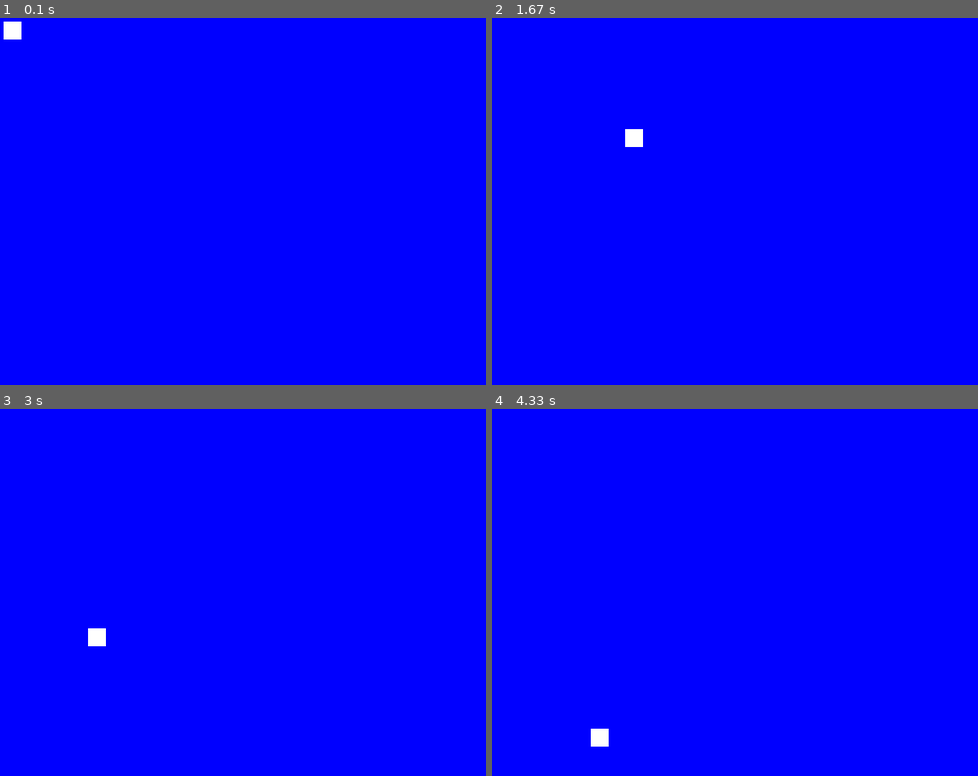
Above: before the commit, frames 1-4 (two rows, left to right).
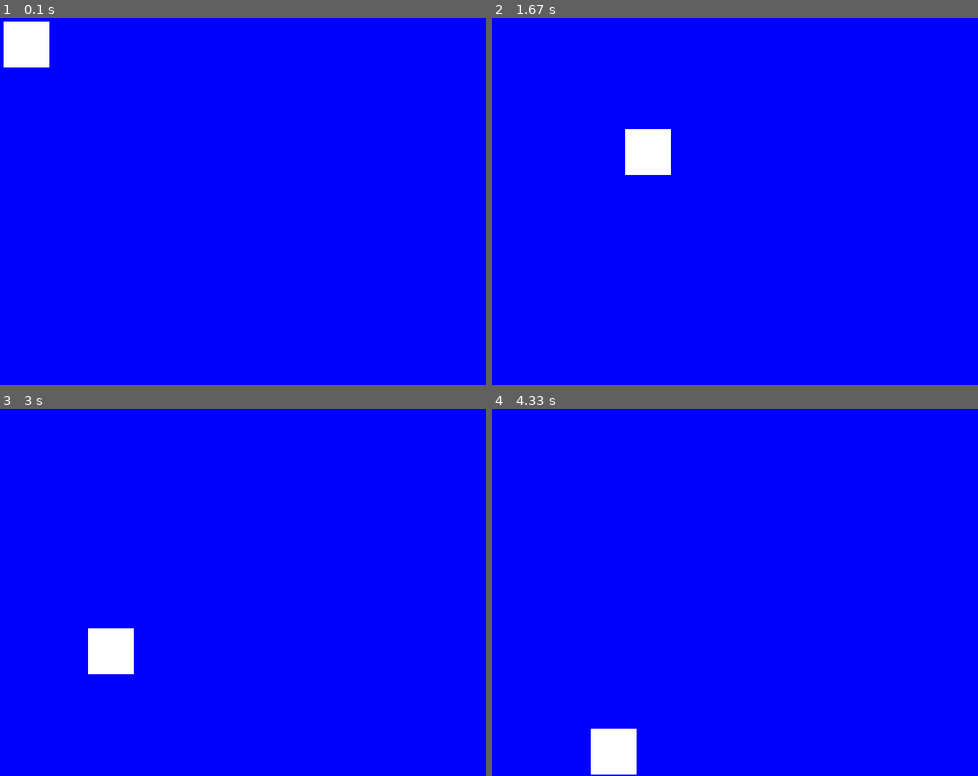
Above: after the commit, the same moments.

Repository: saegl5/myprojects
Game: pygame game, started from Codes/pygame_interaction_part_1.py
Same seed, same stepped clock (60 frames per second), same inputs: the game is played once before the commit and once after it.
Inputs (mouse positions are in pixels of both pictures, inside the frame that each line leads up to):
- Up to frame 1 (0.1 s): no input
- Up to frame 2 (1.67 s): click (744, 201) at 0.38 s; click (793, 282) at 0.72 s; click (929, 329) at 1.05 s; click (623, 128) at 1.38 s
- Up to frame 3 (3 s): click (252, 636) at 1.72 s; click (179, 515) at 2.05 s; click (427, 687) at 2.38 s; click (87, 629) at 2.72 s
- Up to frame 4 (4.33 s): click (598, 522) at 3.05 s; click (623, 658) at 3.38 s; click (924, 676) at 3.72 s; click (589, 728) at 4.05 s

The runs differ from the first frame. In frame 1, 1.0% of the frame differs, in the area x 0-11%, y 0-14%; in frame 2, 1.0%; in frame 3, 1.0%; in frame 4, 1.0%.

Commit message:
changed size of rectangle

Diff:
--- a/Codes/pygame-interaction-combined-separate-track/pygame_interaction_combined_separate_track.py
+++ b/Codes/pygame-interaction-combined-separate-track/pygame_interaction_combined_separate_track.py
@@ -74,33 +74,33 @@
     y_offset2 += y_increment
     if size[0]/2+x_offset1 < 0:
         x_offset1 = -size[0]/2 # prevent rectangle from passing left edge, solved for x_offset
-    elif size[0]/2+x_offset1 + 25 > size[0]:
-        x_offset1 = size[0]/2 - 25 + 0.5 # simplified, "0.5" due to anomaly
+    elif size[0]/2+x_offset1 + 64 > size[0]:
+        x_offset1 = size[0]/2 - 64 + 0.5 # simplified, "0.5" due to anomaly
     if size[1]/2+y_offset1 < 0: # note "if"
         y_offset1 = -size[1]/2 # prevent rectangle from passing top edge, solved for y_offset
-    elif size[1]/2+y_offset1 + 25 > size[1]:
-        y_offset1 = size[1]/2 - 25 + 0.5 # simplified
+    elif size[1]/2+y_offset1 + 64 > size[1]:
+        y_offset1 = size[1]/2 - 64 + 0.5 # simplified
     if size[0]/2+x_offset2 < 0:
         x_offset2 = -size[0]/2 # prevent rectangle from passing left edge, solved for x_offset
-    elif size[0]/2+x_offset2 + 25 > size[0]:
-        x_offset2 = size[0]/2 - 25 + 0.5 # simplified, "0.5" due to anomaly
+    elif size[0]/2+x_offset2 + 64 > size[0]:
+        x_offset2 = size[0]/2 - 64 + 0.5 # simplified, "0.5" due to anomaly
     if size[1]/2+y_offset2 < 0: # note "if"
         y_offset2 = -size[1]/2 # prevent rectangle from passing top edge, solved for y_offset
-    elif size[1]/2+y_offset2 + 25 > size[1]:
-        y_offset2 = size[1]/2 - 25 + 0.5 # simplified
+    elif size[1]/2+y_offset2 + 64 > size[1]:
+        y_offset2 = size[1]/2 - 64 + 0.5 # simplified
     # pygame.mouse.set_pos(size[0]/2+x_offset, size[1]/2+y_offset) # otherwise, mouse/trackpad will be out of sync with keyboard
     # --------------
     screen.fill(BLUE) # clear the display
     # --- Drawing code
-    # pygame.draw.rect(screen, WHITE, (size[0]/2, size[1]/2, 25, 25), width=0)
-    # draw_rect(screen, size[0]/2, size[1]/2, 25, 25) # call function and input parameters
-    # draw_rect(screen, size[0]/2+x_offset, size[1]/2+y_offset, 25, 25) # call function, input parameters, and rely on either mouse/trackpad or keyboard
+    # pygame.draw.rect(screen, WHITE, (size[0]/2, size[1]/2, 64, 64), width=0)
+    # draw_rect(screen, size[0]/2, size[1]/2, 64, 64) # call function and input parameters
+    # draw_rect(screen, size[0]/2+x_offset, size[1]/2+y_offset, 64, 64) # call function, input parameters, and rely on either mouse/trackpad or keyboard
     if action.type == pygame.KEYDOWN or action.type == pygame.KEYUP:
-        draw_rect_mouse_trackpad(screen, BLACK, size[0]/2+x_offset1, size[1]/2+y_offset1, 25, 25) # rely on mouse/trackpad
-        draw_rect_keyboard(screen, WHITE, size[0]/2+x_offset2, size[1]/2+y_offset2, 25, 25) # rely on keyboard
+        draw_rect_mouse_trackpad(screen, BLACK, size[0]/2+x_offset1, size[1]/2+y_offset1, 64, 64) # rely on mouse/trackpad
+        draw_rect_keyboard(screen, WHITE, size[0]/2+x_offset2, size[1]/2+y_offset2, 64, 64) # rely on keyboard
     else: # either mouse/trackpad is moving or mouse/trackpad button is clicked
-        draw_rect_mouse_trackpad(screen, WHITE, size[0]/2+x_offset1, size[1]/2+y_offset1, 25, 25) # rely on mouse/trackpad
-        draw_rect_keyboard(screen, BLACK, size[0]/2+x_offset2, size[1]/2+y_offset2, 25, 25) # rely on keyboard
+        draw_rect_mouse_trackpad(screen, WHITE, size[0]/2+x_offset1, size[1]/2+y_offset1, 64, 64) # rely on mouse/trackpad
+        draw_rect_keyboard(screen, BLACK, size[0]/2+x_offset2, size[1]/2+y_offset2, 64, 64) # rely on keyboard
     # ----------------
     pygame.display.flip() # update the display
     clock.tick(60) # maximum 60 frames per second
--- a/Codes/pygame-interaction-combined/pygame_interaction_combined.py
+++ b/Codes/pygame-interaction-combined/pygame_interaction_combined.py
@@ -68,19 +68,19 @@
     y_offset += y_increment
     if size[0]/2+x_offset < 0:
         x_offset = -size[0]/2 # prevent rectangle from passing left edge, solved for x_offset
-    elif size[0]/2+x_offset + 25 > size[0]:
-        x_offset = size[0]/2 - 25 + 0.5 # simplified, "0.5" due to anomaly
+    elif size[0]/2+x_offset + 64 > size[0]:
+        x_offset = size[0]/2 - 64 + 0.5 # simplified, "0.5" due to anomaly
     if size[1]/2+y_offset < 0: # note "if"
         y_offset = -size[1]/2 # prevent rectangle from passing top edge, solved for y_offset
-    elif size[1]/2+y_offset + 25 > size[1]:
-        y_offset = size[1]/2 - 25 + 0.5 # simplified
+    elif size[1]/2+y_offset + 64 > size[1]:
+        y_offset = size[1]/2 - 64 + 0.5 # simplified
     pygame.mouse.set_pos(size[0]/2+x_offset, size[1]/2+y_offset) # otherwise, mouse/trackpad will be out of sync with keyboard
     # --------------
     screen.fill(BLUE) # clear the display
     # --- Drawing code
-    # pygame.draw.rect(screen, WHITE, (size[0]/2, size[1]/2, 25, 25), width=0)
-    # draw_rect(screen, size[0]/2, size[1]/2, 25, 25) # call function and input parameters
-    draw_rect(screen, size[0]/2+x_offset, size[1]/2+y_offset, 25, 25) # call function, input parameters, and rely on either mouse/trackpad or keyboard
+    # pygame.draw.rect(screen, WHITE, (size[0]/2, size[1]/2, 64, 64), width=0)
+    # draw_rect(screen, size[0]/2, size[1]/2, 64, 64) # call function and input parameters
+    draw_rect(screen, size[0]/2+x_offset, size[1]/2+y_offset, 64, 64) # call function, input parameters, and rely on either mouse/trackpad or keyboard
     # ----------------
     pygame.display.flip() # update the display
     clock.tick(60) # maximum 60 frames per second
--- a/Codes/pygame-interaction-part-2/pygame_interaction_part_2.py
+++ b/Codes/pygame-interaction-part-2/pygame_interaction_part_2.py
@@ -41,18 +41,18 @@
     y_offset = pos[1]-size[1]/2
     if size[0]/2+x_offset < 0:
         x_offset = -size[0]/2 # prevent rectangle from passing left edge, solved for x_offset
-    elif size[0]/2+x_offset+25 > size[0]:
-        x_offset = size[0]-size[0]/2-25
+    elif size[0]/2+x_offset + 64 > size[0]:
+        x_offset = size[0]/2 - 64 # simplified
     if size[1]/2+y_offset < 0: # note "if"
         y_offset = -size[1]/2 # prevent rectangle from passing top edge, solved for y_offset
-    elif size[1]/2+y_offset+25 > size[1]:
-        y_offset = size[1]-size[1]/2-25
+    elif size[1]/2+y_offset + 64 > size[1]:
+        y_offset = size[1]/2 - 64 # simplified
     # --------------
     screen.fill(BLUE) # clear the display
     # --- Drawing code
-    # pygame.draw.rect(screen, WHITE, (size[0]/2, size[1]/2, 25, 25), width=0)
-    # draw_rect(screen, size[0]/2, size[1]/2, 25, 25) # call function and input parameters
-    draw_rect(screen, size[0]/2+x_offset, size[1]/2+y_offset, 25, 25) # call function, input parameters, and rely on mouse/trackpad
+    # pygame.draw.rect(screen, WHITE, (size[0]/2, size[1]/2, 64, 64), width=0)
+    # draw_rect(screen, size[0]/2, size[1]/2, 64, 64) # call function and input parameters
+    draw_rect(screen, size[0]/2+x_offset, size[1]/2+y_offset, 64, 64) # call function, input parameters, and rely on mouse/trackpad
     # ----------------
     pygame.display.flip() # update the display
     clock.tick(60) # maximum 60 frames per second
--- a/Codes/pygame-interaction-part-4/pygame_interaction_part_4.py
+++ b/Codes/pygame-interaction-part-4/pygame_interaction_part_4.py
@@ -58,18 +58,18 @@
     y_offset += y_increment
     if size[0]/2+x_offset < 0:
         x_offset = -size[0]/2 # prevent rectangle from passing left edge, solved for x_offset
-    elif size[0]/2+x_offset + 25 > size[0]:
-        x_offset = size[0]/2 - 25 # simplified
+    elif size[0]/2+x_offset + 64 > size[0]:
+        x_offset = size[0]/2 - 64 # simplified
     if size[1]/2+y_offset < 0: # note "if"
         y_offset = -size[1]/2 # prevent rectangle from passing top edge, solved for y_offset
-    elif size[1]/2+y_offset + 25 > size[1]:
-        y_offset = size[1]/2 - 25 # simplified
+    elif size[1]/2+y_offset + 64 > size[1]:
+        y_offset = size[1]/2 - 64 # simplified
     # --------------
     screen.fill(BLUE) # clear the display
     # --- Drawing code
-    # pygame.draw.rect(screen, WHITE, (size[0]/2, size[1]/2, 25, 25), width=0)
-    # draw_rect(screen, size[0]/2, size[1]/2, 25, 25) # call function and input parameters
-    draw_rect(screen, size[0]/2+x_offset, size[1]/2+y_offset, 25, 25) # call function, input parameters, and rely on keyboard
+    # pygame.draw.rect(screen, WHITE, (size[0]/2, size[1]/2, 64, 64), width=0)
+    # draw_rect(screen, size[0]/2, size[1]/2, 64, 64) # call function and input parameters
+    draw_rect(screen, size[0]/2+x_offset, size[1]/2+y_offset, 64, 64) # call function, input parameters, and rely on keyboard
     # ----------------
     pygame.display.flip() # update the display
     clock.tick(60) # maximum 60 frames per second
--- a/Codes/pygame_interaction_part_1.py
+++ b/Codes/pygame_interaction_part_1.py
@@ -35,18 +35,18 @@
     y_offset = pos[1]-size[1]/2
     if size[0]/2+x_offset < 0:
         x_offset = -size[0]/2 # prevent rectangle from passing left edge, solved for x_offset
-    elif size[0]/2+x_offset+25 > size[0]:
-        x_offset = size[0]-size[0]/2-25
+    elif size[0]/2+x_offset + 64 > size[0]:
+        x_offset = size[0]/2 - 64 # simplified
     if size[1]/2+y_offset < 0: # note "if"
         y_offset = -size[1]/2 # prevent rectangle from passing top edge, solved for y_offset
-    elif size[1]/2+y_offset+25 > size[1]:
-        y_offset = size[1]-size[1]/2-25
+    elif size[1]/2+y_offset + 64 > size[1]:
+        y_offset = size[1]/2 - 64 # simplified
     # --------------
     screen.fill(BLUE) # clear the display
     # --- Drawing code
-    # pygame.draw.rect(screen, WHITE, (size[0]/2, size[1]/2, 25, 25), width=0)
-    # draw_rect(screen, size[0]/2, size[1]/2, 25, 25) # call function and input parameters
-    draw_rect(screen, size[0]/2+x_offset, size[1]/2+y_offset, 25, 25) # call function, input parameters, and rely on mouse/trackpad
+    # pygame.draw.rect(screen, WHITE, (size[0]/2, size[1]/2, 64, 64), width=0)
+    # draw_rect(screen, size[0]/2, size[1]/2, 64, 64) # call function and input parameters
+    draw_rect(screen, size[0]/2+x_offset, size[1]/2+y_offset, 64, 64) # call function, input parameters, and rely on mouse/trackpad
     # ----------------
     pygame.display.flip() # update the display
     clock.tick(60) # maximum 60 frames per second
--- a/Codes/pygame_interaction_part_3.py
+++ b/Codes/pygame_interaction_part_3.py
@@ -49,18 +49,18 @@
     y_offset += y_increment
     if size[0]/2+x_offset < 0:
         x_offset = -size[0]/2 # prevent rectangle from passing left edge, solved for x_offset
-    elif size[0]/2+x_offset + 25 > size[0]:
-        x_offset = size[0]/2 - 25 # simplified
+    elif size[0]/2+x_offset + 64 > size[0]:
+        x_offset = size[0]/2 - 64 # simplified
     if size[1]/2+y_offset < 0: # note "if"
         y_offset = -size[1]/2 # prevent rectangle from passing top edge, solved for y_offset
-    elif size[1]/2+y_offset + 25 > size[1]:
-        y_offset = size[1]/2 - 25 # simplified
+    elif size[1]/2+y_offset + 64 > size[1]:
+        y_offset = size[1]/2 - 64 # simplified
     # --------------
     screen.fill(BLUE) # clear the display
     # --- Drawing code
-    # pygame.draw.rect(screen, WHITE, (size[0]/2, size[1]/2, 25, 25), width=0)
-    # draw_rect(screen, size[0]/2, size[1]/2, 25, 25) # call function and input parameters
-    draw_rect(screen, size[0]/2+x_offset, size[1]/2+y_offset, 25, 25) # call function, input parameters, and rely on keyboard
+    # pygame.draw.rect(screen, WHITE, (size[0]/2, size[1]/2, 64, 64), width=0)
+    # draw_rect(screen, size[0]/2, size[1]/2, 64, 64) # call function and input parameters
+    draw_rect(screen, size[0]/2+x_offset, size[1]/2+y_offset, 64, 64) # call function, input parameters, and rely on keyboard
     # ----------------
     pygame.display.flip() # update the display
     clock.tick(60) # maximum 60 frames per second
--- a/Codes/pygame_sprites_part_1.py
+++ b/Codes/pygame_sprites_part_1.py
@@ -61,7 +61,7 @@
     # --------------
     screen.fill(BLUE) # clear the display
     # --- Drawing code
-    # draw_rect(screen, size[0]/2+x_offset, size[1]/2+y_offset, 25, 25) # call function, input parameters, and rely on keyboard
+    # draw_rect(screen, size[0]/2+x_offset, size[1]/2+y_offset, 64, 64) # call function, input parameters, and rely on keyboard
     sprites.draw(screen) # draw sprites on screen
     # ----------------
     pygame.display.flip() # update the display
--- a/Codes/pygame_sprites_part_2.py
+++ b/Codes/pygame_sprites_part_2.py
@@ -73,12 +73,12 @@
     player.rect.y = size[1]/2+y_offset
     #### if player.rect.x < 0:
         #### player.rect.x = 0 # prevent center point from passing left edge
-    #### elif player.rect.x > size[0] - 40: # player block is larger
-        #### player.rect.x = size[0] - 40
+    #### elif player.rect.x > size[0] - 64: # player block is larger
+        #### player.rect.x = size[0] - 64
     #### if player.rect.y < 0:
         #### player.rect.y = 0 # prevent center point from passing top edge
-    #### elif player.rect.y > size[1] - 40:
-        #### player.rect.y = size[1] - 40
+    #### elif player.rect.y > size[1] - 64:
+        #### player.rect.y = size[1] - 64
     #### blocks_hit_list = pygame.sprite.spritecollide(player, block_list, True) # list block(s) the player block overlaps, then remove block(s) from block_list and sprites
     #### for block in blocks_hit_list: # FOR each block in the list
         #### score +=1 # increment score, resets each time
@@ -86,7 +86,7 @@
     # --------------
     screen.fill(BLUE) # clear the display
     # --- Drawing code
-    # draw_rect(screen, size[0]/2+x_offset, size[1]/2+y_offset, 25, 25) # call function, input parameters, and rely on keyboard
+    # draw_rect(screen, size[0]/2+x_offset, size[1]/2+y_offset, 64, 64) # call function, input parameters, and rely on keyboard
     sprites.draw(screen) # draw sprites on screen
     # ----------------
     pygame.display.flip() # update the display
--- a/Codes/pygame_sprites_part_3.py
+++ b/Codes/pygame_sprites_part_3.py
@@ -80,12 +80,12 @@
     player.rect.y = size[1]/2+y_offset
     #### if player.rect.x < 0:
         #### player.rect.x = 0 # prevent center point from passing left edge
-    #### elif player.rect.x > size[0] - 40: # player block is larger
-        #### player.rect.x = size[0] - 40
+    #### elif player.rect.x > size[0] - 64: # player block is larger
+        #### player.rect.x = size[0] - 64
     #### if player.rect.y < 0:
         #### player.rect.y = 0 # prevent center point from passing top edge
-    #### elif player.rect.y > size[1] - 40:
-        #### player.rect.y = size[1] - 40
+    #### elif player.rect.y > size[1] - 64:
+        #### player.rect.y = size[1] - 64
     #### blocks_hit_list = pygame.sprite.spritecollide(player, block_list, False) # list block(s) the player block overlaps, then remove block(s) from block_list and sprites
     #### for block in blocks_hit_list: # FOR each block in the list
         #### score +=1 # increment score, resets each time
@@ -95,7 +95,7 @@
     # --------------
     screen.fill(BLUE) # clear the display
     # --- Drawing code
-    # draw_rect(screen, size[0]/2+x_offset, size[1]/2+y_offset, 25, 25) # call function, input parameters, and rely on keyboard
+    # draw_rect(screen, size[0]/2+x_offset, size[1]/2+y_offset, 64, 64) # call function, input parameters, and rely on keyboard
     sprites.draw(screen) # draw sprites on screen
     # ----------------
     pygame.display.flip() # update the display
